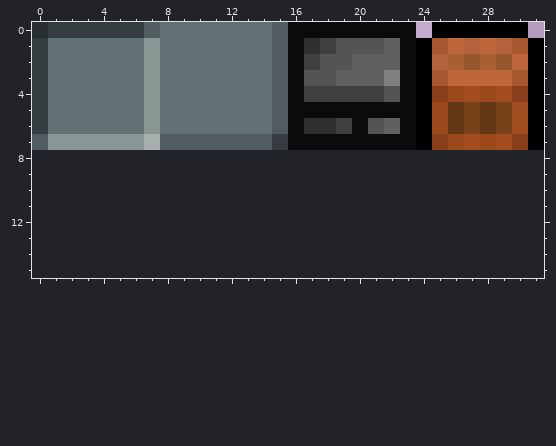
Pixel-art sprite, stored at assets/sprites/DungeonTiles.png. The picture above was drawn from the file before the commit.
The file is 32x8 pixels. Colours within 5 levels of each other are drawn and written as one. The old version is drawn lined up with the new one, on the new canvas.
New version:
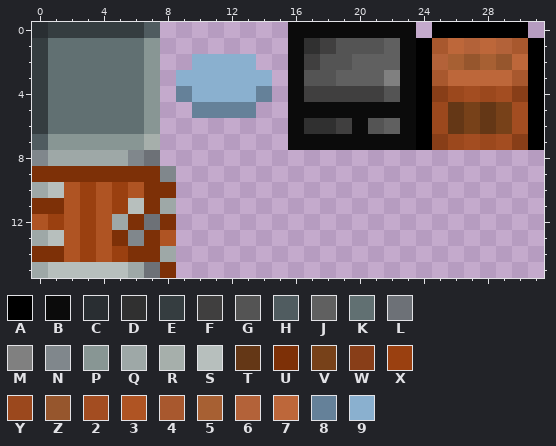
Palette (. is transparent): A #000000  B #0b0b0b  C #292e32  D #303030  E #353d40  F #403f3f  G #545454  H #505c60  J #606060  K #617072  L #6d7177  M #808080  N #80878c  P #889694  Q #9ea8a7  R #a6afab  S #b7bfbd  T #643716  U #7d3007  V #774119  W #883e18  X #9a4010  Y #9b481d  Z #96562d  2 #a34d21  3 #af5423  4 #a8582e  5 #a76033  6 #b36239  7 #bd673a  8 #658199  9 #8ab0cf
Message: Tile rendering and transform working
Edits made:
canvas 32x8 -> 32x16
@@ x 0..17 @@
- 0 CEEEEEEHKKKKKKKHBB
- 1 EKKKKKKPKKKKKKKHBD
- 2 EKKKKKKPKKKKKKKHBF
- 3 EKKKKKKPKKKKKKKHBG
- 4 EKKKKKKPKKKKKKKHBF
- 5 EKKKKKKPKKKKKKKHBB
- 6 EKKKKKKPKKKKKKKHBD
- 7 HPPPPPPRHHHHHHHEBB
- 8 ..................
- 9 ..................
-10 ..................
-11 ..................
-12 ..................
-13 ..................
-14 ..................
-15 ..................
+ 0 CEEEEEEH........BB
+ 1 EKKKKKKP........BD
+ 2 EKKKKKKP..9999..BF
+ 3 EKKKKKKP.999999.BG
+ 4 EKKKKKKP.899998.BF
+ 5 EKKKKKKP..8888..BB
+ 6 EKKKKKKP........BD
+ 7 HPPPPPPR........BB
+ 8 NQQQQQNL..........
+ 9 UUUUUUUUN.........
+10 QS3X3X3UU.........
+11 UU3X3XSUQ.........
+12 3X3X3QULU.........
+13 QS3X3UNU3.........
+14 UU3X3XUUQ.........
+15 QSSSSSQLU.........
Pixel boxes of the changes (left, top, right, bottom) in both pictures:
changed: (32, 22, 288, 278)
